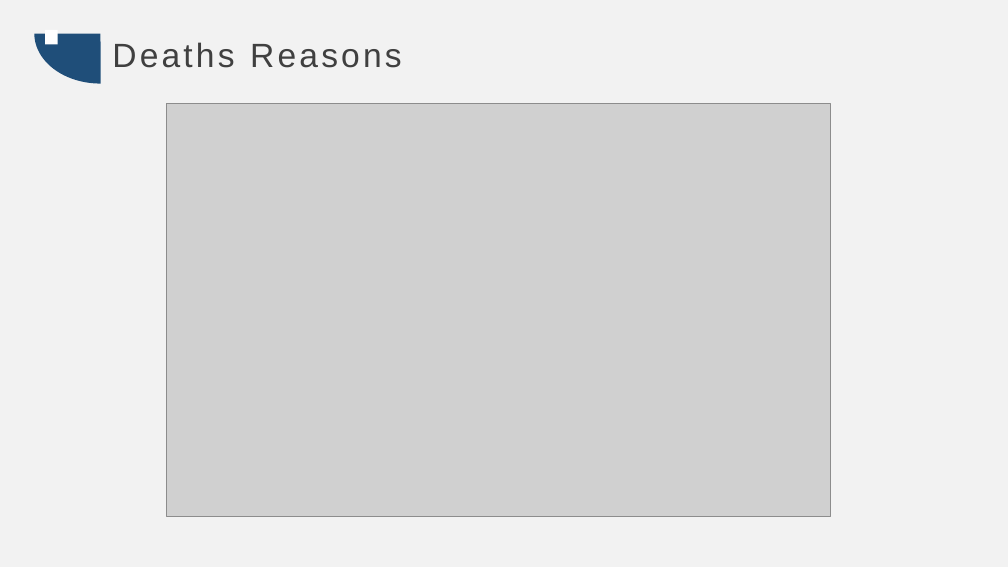
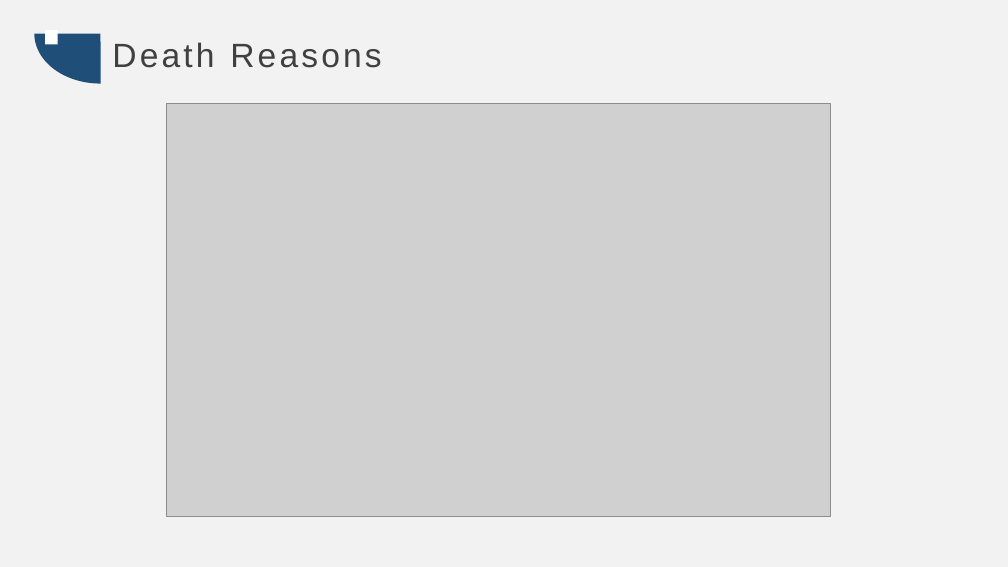
Before and after one commit to reaperConan/PUBG-data-analysis, a slide deck: slide 7 of slide.pptx. Drawn at 1008x567 pixels with LibreOffice and Linux fonts; fonts in the diff are those of the drawing; grey boxes stand for pictures. Boxes give left, top, right and bottom in pixels: in the first picture for what was removed or moved away, otherwise in the second. Text is boxed around its words. In the diff, an @@ line names an element or a change of style, - is before the commit and + after.

```diff
--- a/slide.pptx
+++ b/slide.pptx
@@ text at [112,42,381,68]: text changed @@
-Deaths Reasons
+Death Reasons
```
Also in this commit, not shown: 1 other slide changed, 1 other file.
